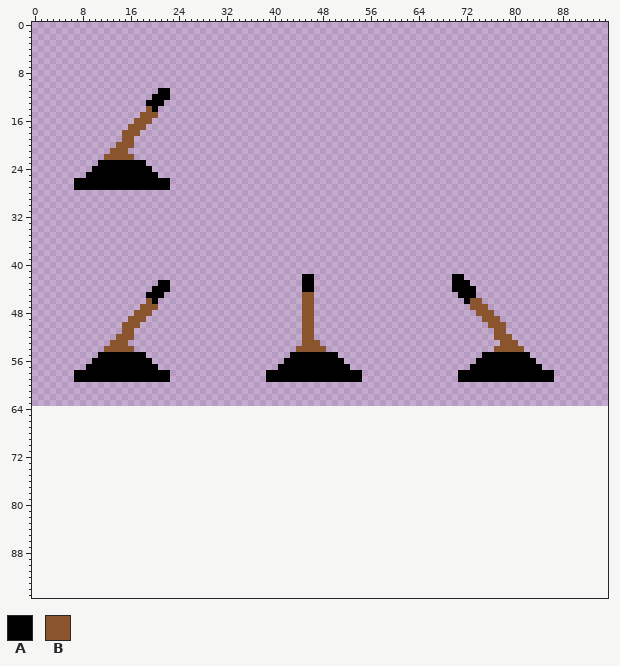
Edited in one commit: sprite sheet (LostInTheMap/assets/graphics/objects/lever.png). The picture above was drawn from the file before the commit.
The file is 96x64 pixels. The old version is drawn lined up with the new one, on the new canvas.
Palette (. is transparent): A #000000  B #8a552c
Pixels before (only the part around the change), first column x 0:
 6 .............................................................................................
 7 .............................................................................................
 8 .............................................................................................
 9 .............................................................................................
10 .............................................................................................
11 .....................AA......................................................................
12 ....................AAA......................................................................
13 ...................AAA.......................................................................
14 ...................BA........................................................................
15 ..................BBB........................................................................
16 .................BBB.........................................................................
17 ................BBB..........................................................................
18 ...............BBB...........................................................................
19 ...............BB............................................................................
20 ..............BBB............................................................................
21 .............BBB.............................................................................
22 ............BBBBB............................................................................
23 ...........AAAAAAAA..........................................................................
24 ..........AAAAAAAAAA.........................................................................
25 .........AAAAAAAAAAAA........................................................................
26 .......AAAAAAAAAAAAAAAA......................................................................
27 .......AAAAAAAAAAAAAAAA......................................................................
28 .............................................................................................
29 .............................................................................................
30 .............................................................................................
31 .............................................................................................
32 .............................................................................................
33 .............................................................................................
34 .............................................................................................
35 .............................................................................................
36 .............................................................................................
37 .............................................................................................
38 .............................................................................................
39 .............................................................................................
40 .............................................................................................
41 .............................................................................................
42 .............................................AA.......................AA.....................
43 .....................AA......................AA.......................AAA....................
44 ....................AAA......................AA.......................AAAA...................
45 ...................AAA.......................BB........................AAA...................
46 ...................BA........................BB.........................ABB..................
47 ..................BBB........................BB..........................BBB.................
48 .................BBB.........................BB...........................BBB................
49 ................BBB..........................BB............................BBB...............
50 ...............BBB...........................BB.............................BBB..............
51 ...............BB............................BB..............................BB..............
52 ..............BBB............................BB..............................BBB.............
53 .............BBB.............................BBB..............................BBB............
54 ............BBBBB...........................BBBBB............................BBBBB...........
55 ...........AAAAAAAA........................AAAAAAAA........................AAAAAAAA..........
56 ..........AAAAAAAAAA......................AAAAAAAAAA......................AAAAAAAAAA.........
57 .........AAAAAAAAAAAA....................AAAAAAAAAAAA....................AAAAAAAAAAAA........
58 .......AAAAAAAAAAAAAAAA................AAAAAAAAAAAAAAAA................AAAAAAAAAAAAAAAA......
59 .......AAAAAAAAAAAAAAAA................AAAAAAAAAAAAAAAA................AAAAAAAAAAAAAAAA......
60 .............................................................................................
61 .............................................................................................
62 .............................................................................................
63 .............................................................................................
64 .............................................................................................
65 .............................................................................................
66 .............................................................................................
67 .............................................................................................
68 .............................................................................................
69 .............................................................................................
70 .............................................................................................
71 .............................................................................................
72 .............................................................................................
73 .............................................................................................
74 .............................................................................................
75 .............................................................................................
76 .............................................................................................
77 .............................................................................................
78 .............................................................................................
79 .............................................................................................
80 .............................................................................................
81 .............................................................................................
82 .............................................................................................
83 .............................................................................................
84 .............................................................................................
85 .............................................................................................
86 .............................................................................................
87 .............................................................................................
88 .............................................................................................
89 .............................................................................................
90 .............................................................................................
91 .............................................................................................
92 .............................................................................................
93 .............................................................................................
94 .............................................................................................
New version:
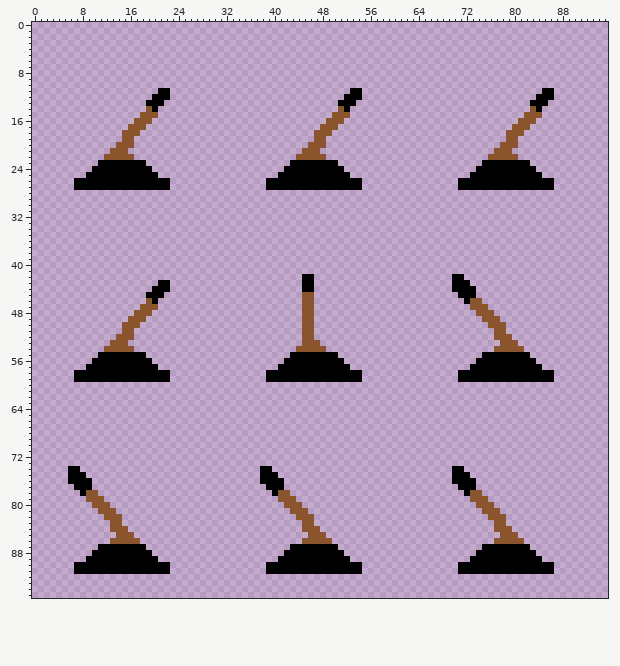
Message: added object_active animation type to animator object_active animations are played after object has been interacted with
From old to new:
canvas 96x64 -> 96x96
Changed rows in their new state; - is an unchanged pixel.
first column x 39:
11 --------------AA------------------------------AA
12 -------------AAA-----------------------------AAA
13 ------------AAA-----------------------------AAA-
14 ------------BA------------------------------BA--
15 -----------BBB-----------------------------BBB--
16 ----------BBB-----------------------------BBB---
17 ---------BBB-----------------------------BBB----
18 --------BBB-----------------------------BBB-----
19 --------BB------------------------------BB------
20 -------BBB-----------------------------BBB------
21 ------BBB-----------------------------BBB-------
22 -----BBBBB---------------------------BBBBB------
23 ----AAAAAAAA------------------------AAAAAAAA----
24 ---AAAAAAAAAA----------------------AAAAAAAAAA---
25 --AAAAAAAAAAAA--------------------AAAAAAAAAAAA--
26 AAAAAAAAAAAAAAAA----------------AAAAAAAAAAAAAAAA
27 AAAAAAAAAAAAAAAA----------------AAAAAAAAAAAAAAAA
first column x 6:
74 AA------------------------------AA------------------------------AA---------------
75 AAA-----------------------------AAA-----------------------------AAA--------------
76 AAAA----------------------------AAAA----------------------------AAAA-------------
77 -AAA-----------------------------AAA-----------------------------AAA-------------
78 --ABB-----------------------------ABB-----------------------------ABB------------
79 ---BBB-----------------------------BBB-----------------------------BBB-----------
80 ----BBB-----------------------------BBB-----------------------------BBB----------
81 -----BBB-----------------------------BBB-----------------------------BBB---------
82 ------BBB-----------------------------BBB-----------------------------BBB--------
83 -------BB------------------------------BB------------------------------BB--------
84 -------BBB-----------------------------BBB-----------------------------BBB-------
85 --------BBB-----------------------------BBB-----------------------------BBB------
86 -------BBBBB---------------------------BBBBB---------------------------BBBBB-----
87 -----AAAAAAAA------------------------AAAAAAAA------------------------AAAAAAAA----
88 ----AAAAAAAAAA----------------------AAAAAAAAAA----------------------AAAAAAAAAA---
89 ---AAAAAAAAAAAA--------------------AAAAAAAAAAAA--------------------AAAAAAAAAAAA--
90 -AAAAAAAAAAAAAAAA----------------AAAAAAAAAAAAAAAA----------------AAAAAAAAAAAAAAAA
91 -AAAAAAAAAAAAAAAA----------------AAAAAAAAAAAAAAAA----------------AAAAAAAAAAAAAAAA
